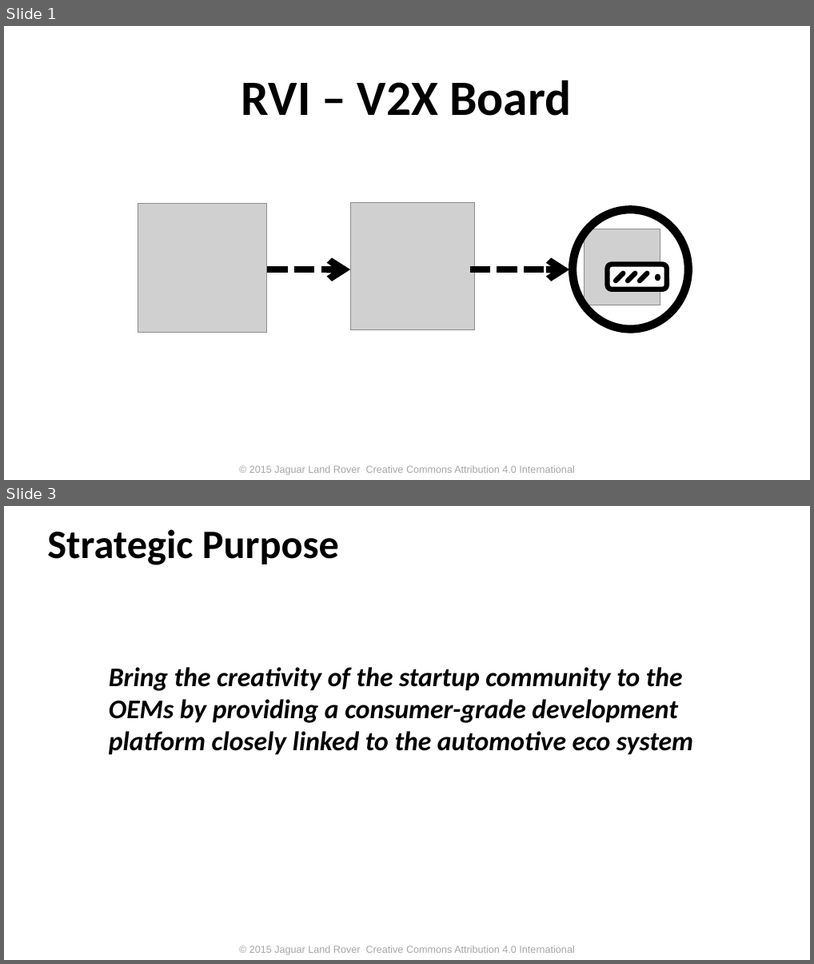
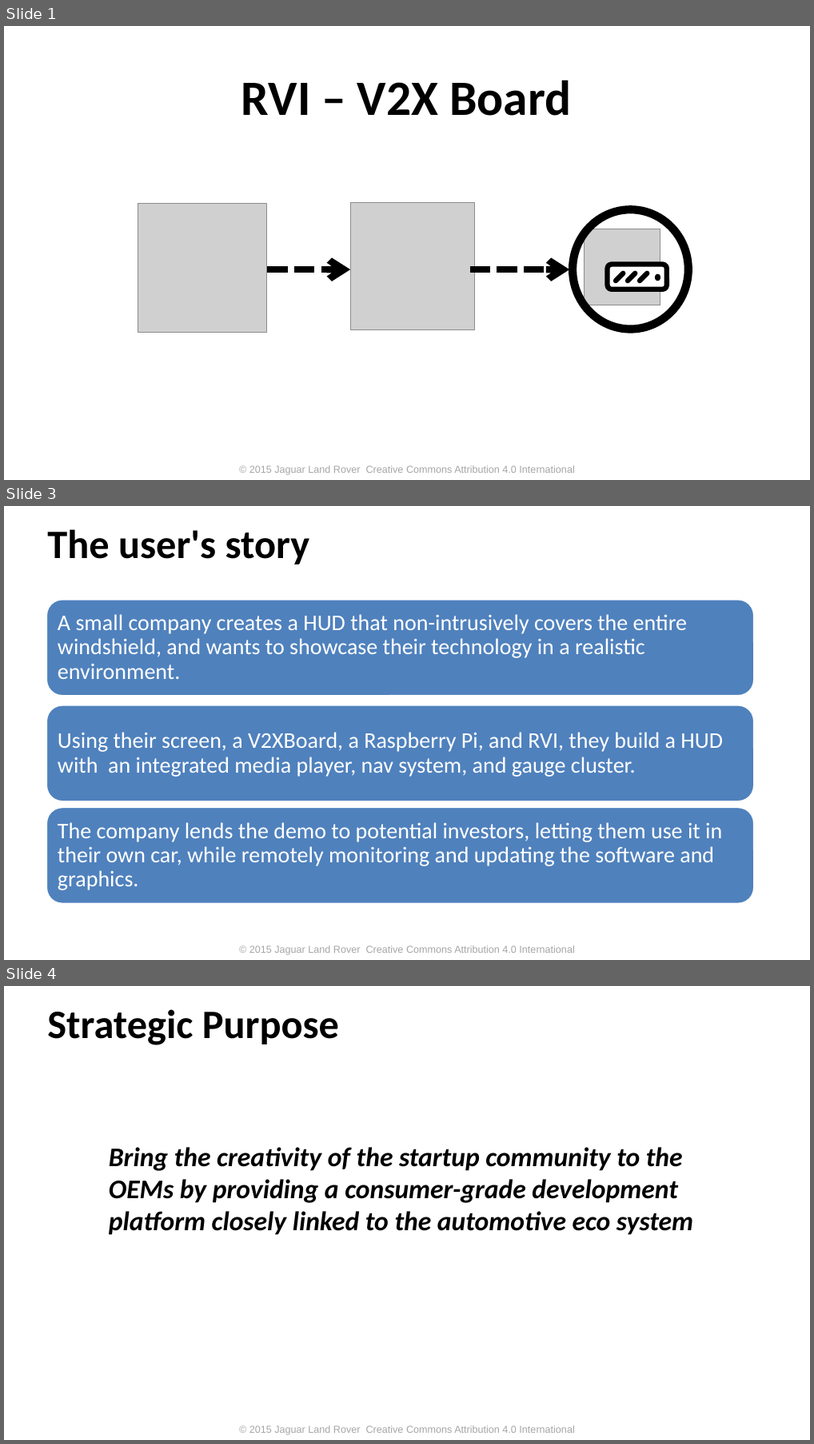
Before and after one commit to PDXostc/rvi_v2x_firmware_obsolete, a slide deck: Doc/V2X board.pptx. Shown one above the other, each under a label of ours: slides 1 and 3 before the commit, slides 1, 3 and 4 after it; the slides between them are not shown. The pictures are 814x964 and 814x1444 pixels, drawn with LibreOffice and Linux fonts; fonts in the diff are those of the drawing; grey boxes stand for pictures; background and template pictures are left out. Boxes give left, top, right and bottom in pixels: in the first picture for what was removed or moved away, otherwise in the second. Text is boxed around its words. In the diff, an @@ line names an element or a change of style, - is before the commit and + after.

Commit message:
Updated with user stories

```diff
--- a/Doc/V2X board.pptx
+++ b/Doc/V2X board.pptx
@@ slide 3 added at <box>4,506,810,960</box>, background #FFFFFF; not listed: 1 template element that a slide beside it also shows @@
@@ text added at <box>47,529,310,564</box>, 36 pt, text #000000, bold @@
+The user's story
@@ group added at <box>46,599,754,904</box>: 3 rounded rectangles, 3 texts @@
+A small company creates a HUD that non-intrusively covers the entire windshield, and wants to showcase their technology in a realistic environment.
+Using their screen, a V2XBoard, a Raspberry Pi, and RVI, they build a HUD with an integrated media player, nav system, and gauge cluster.
+The company lends the demo to potential investors, letting them use it in their own car, while remotely monitoring and updating the software and graphics.
@@ what was slide 3 is now slide 4 @@
```
Also in this commit, not shown: 1 other file.
